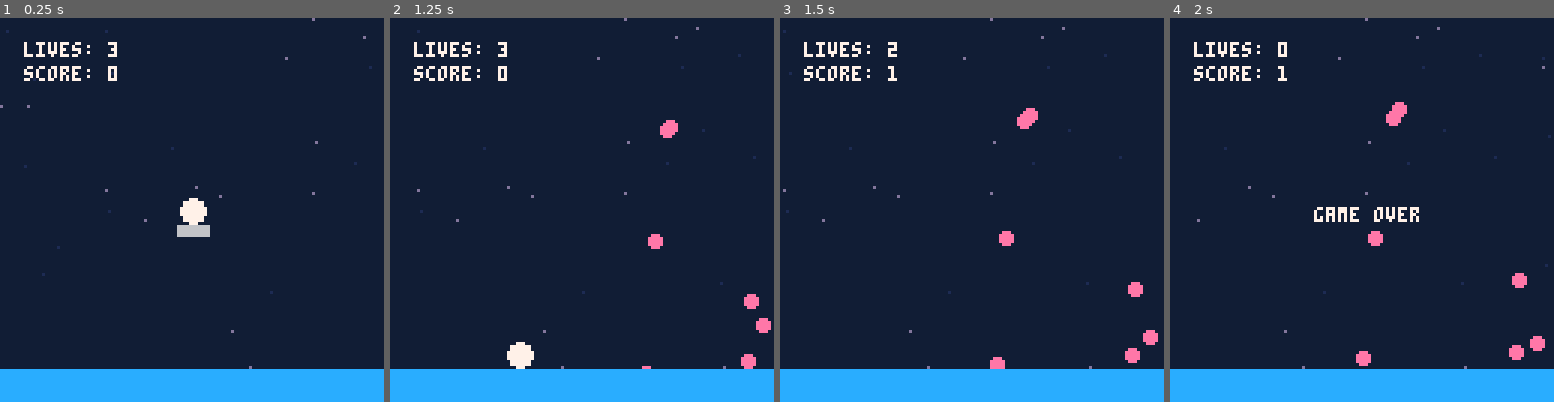
Above: before the commit, frames 1-4 (left to right).
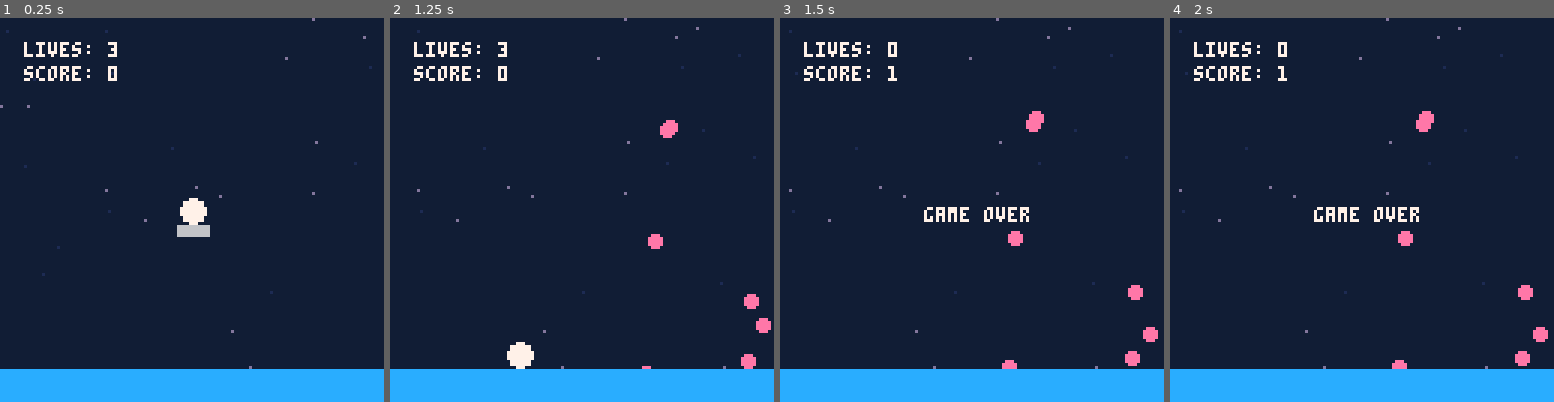
Above: after the commit, the same moments.

Repository: jmross/pico8-balloon-journey
Game: PICO-8 cartridge trip.p8
Two runs of this game, one before a commit and one after it. Both use one fixed random seed, a clock stepped at 60 frames per second and the inputs below.
Inputs:
- Up to frame 1 (0.25 s): no input
- Up to frame 2 (1.25 s): tap O (Z key) at 0.33, 1.07 s; tap Down at 0.7 s
- Up to frame 3 (1.5 s): tap X (X key) at 1.43 s
- Up to frame 4 (2 s): hold Up from 1.97 s (still down)

Frames 1-2 are identical in both runs. In frame 3, 1.6% of the frame differs, in the area x 0-99%, y 0-92%; in frame 4, 1.8%, in the area x 2-100%, y 0-92%.

Commit message:
lose instantly when touching floor

Diff:
--- a/player.lua
+++ b/player.lua
@@ -95,10 +95,10 @@
   -- bounce off ceiling
   if(self.y < self.size) then self.dy = 0.5*abs(self.dy) self.y = self.size end
 
-  -- damage if touch floor
+  -- lose if touch floor
   if(self.y > max_y - self.size) then
     self.y = max_y - self.size
-    self:damage()
+    self.lives = 0
   end
 
   -- stop on left/right walls
